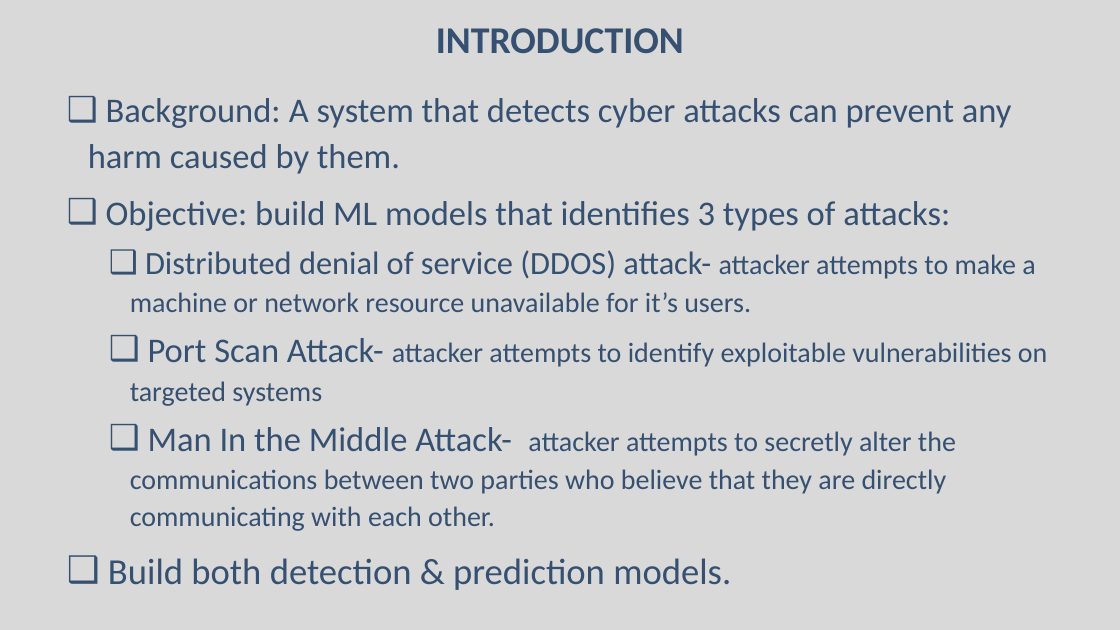
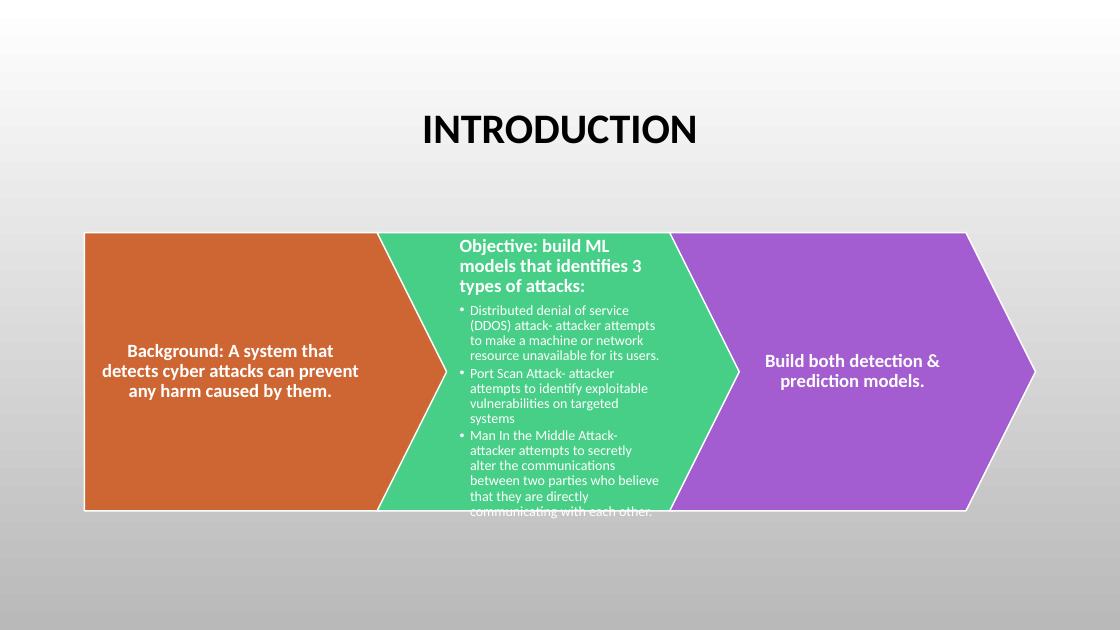
Before and after one commit to VinGPan/Machine_Learning_3252_project, a slide deck: slide 3 of Project_Presentation.pptx. Drawn at 1120x630 pixels with LibreOffice and Linux fonts; fonts in the diff are those of the drawing; background and template pictures are left out. Boxes give left, top, right and bottom in pixels: in the first picture for what was removed or moved away, otherwise in the second. Text is boxed around its words. In the diff, an @@ line names an element or a change of style, - is before the commit and + after.

```diff
--- a/Project_Presentation.pptx
+++ b/Project_Presentation.pptx
@@ background #D9D9D9 to picture (left out) @@
@@ title "INTRODUCTION": place and size @@
-title "INTRODUCTION" at [436,28,684,54]
+title "INTRODUCTION" at [422,115,697,144]
@@ title "INTRODUCTION" at [422,115,697,144]: size 32.4 to 36 pt, text colour #355071 to #000000 @@
@@ text at [88,98,1012,174]: paragraph removed @@
-❑ Background: A system that detects cyber attacks can prevent any harm caused by them.
@@ text "Objective: build ML models that ...": place and size @@
-text "Objective: build ML models that ..." at [88,98,1047,590]
+text "Objective: build ML models that ..." at [460,239,659,518]
@@ text at [460,239,659,518]: size 29.6 to 16 pt, bold on in "Objective: build ML models that identifies 3 ..."; text colour #355071 to #FFFFFF in "Objective: build ML models that identifies 3 ...", "Port Scan Attack- attacker attempts to identify ...", "Man In the Middle Attack- attacker attempts ..."; size 29.6 to 12 pt in "Port Scan Attack-", "Man In the Middle Attack-"; size 24.1 to 12 pt in "attacker attempts to identify exploitable vulnerabilities on ...", "attacker attempts to secretly alter the communications ..."; bullet ❑ to none; line spacing 1.1 to 0.9; less space between paragraphs; bullet ❑ to • @@
@@ text at [470,305,659,360]: text changed; size 24.1 to 12 pt; text colour #355071 to #FFFFFF @@
-  ❑ Distributed denial of service (DDOS) attack- attacker attempts to make a machine or network resource unavailable for it’s users.
+  • Distributed denial of service (DDOS) attack- attacker attempts to make a machine or network resource unavailable for its users.
@@ group added at [84,233,1036,511]: 2 texts, 2 chevrons, 1 pentagon arrow @@
+Background: A system that detects cyber attacks can prevent any harm caused by them.
+Build both detection & prediction models.
@@ text at [108,558,731,590]: paragraph removed @@
-❑ Build both detection & prediction models.
```
Also in this commit, not shown: 3 other slides changed.
